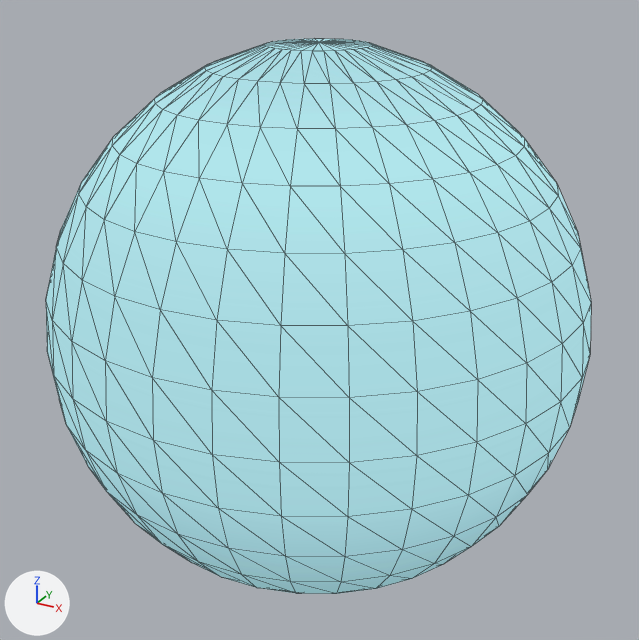
What one commit did to the glTF model CSS/multimedia/urano.glb.
Rendered twice from a 50 mm lens placed at (1.414, -2.566, 1.283), pointed at (0.003, 0.001, -0.001). The axes (+X, +Y, +Z) are drawn at lower left. The lights are the same throughout. Mesh edges are drawn as thin lines. Vertices at the same position are counted once.

Objects in the first picture: 'Esfera'.
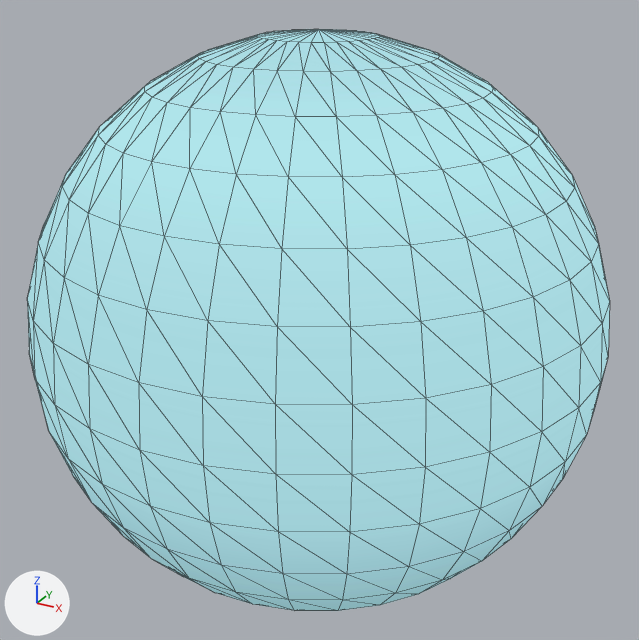
The edits, one by one:
me_esfera is used by ob_esfera; location (0.0, 0.0, 0.0); scale (1.06, 1.06, 1.06).
me_esfera had 482 vertices, 960 faces and spanned x -0.89..0.89, y -0.89..0.89, z -0.91..0.91.
me_esfera now has 482 vertices, 960 faces and spans x -1.0..1.0, y -1.0..1.0, z -1.0..1.0.
me_esfera part 1: 482 of 482 vertices moved; they spanned x -0.89..0.89, y -0.89..0.89, z -0.91..0.91 and now span x -1.0..1.0, y -1.0..1.0, z -1.0..1.0; mean shift (0.0, 0.0, 0.0); largest move (0.82, -0.34, 0.0) -> (0.92, -0.38, 0.0).
Object 'Esfera' (ob_esfera) is rescaled from (1.06, 1.06, 1.06) to (1.0, 1.0, 1.0).

Location of each change, (x1, y1, x2, y2) in pixels of the pictures (639 x 640 px):
'Esfera', reshaped, rescaled (7% wider)
    before: (46, 39, 591, 594)
    after: (27, 29, 610, 611)
